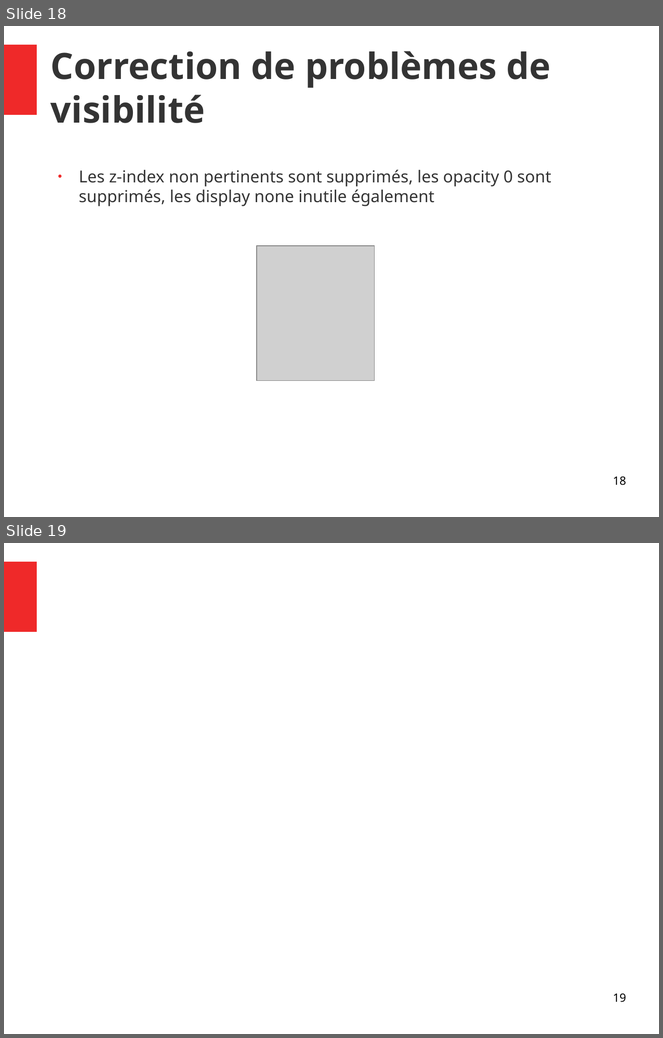
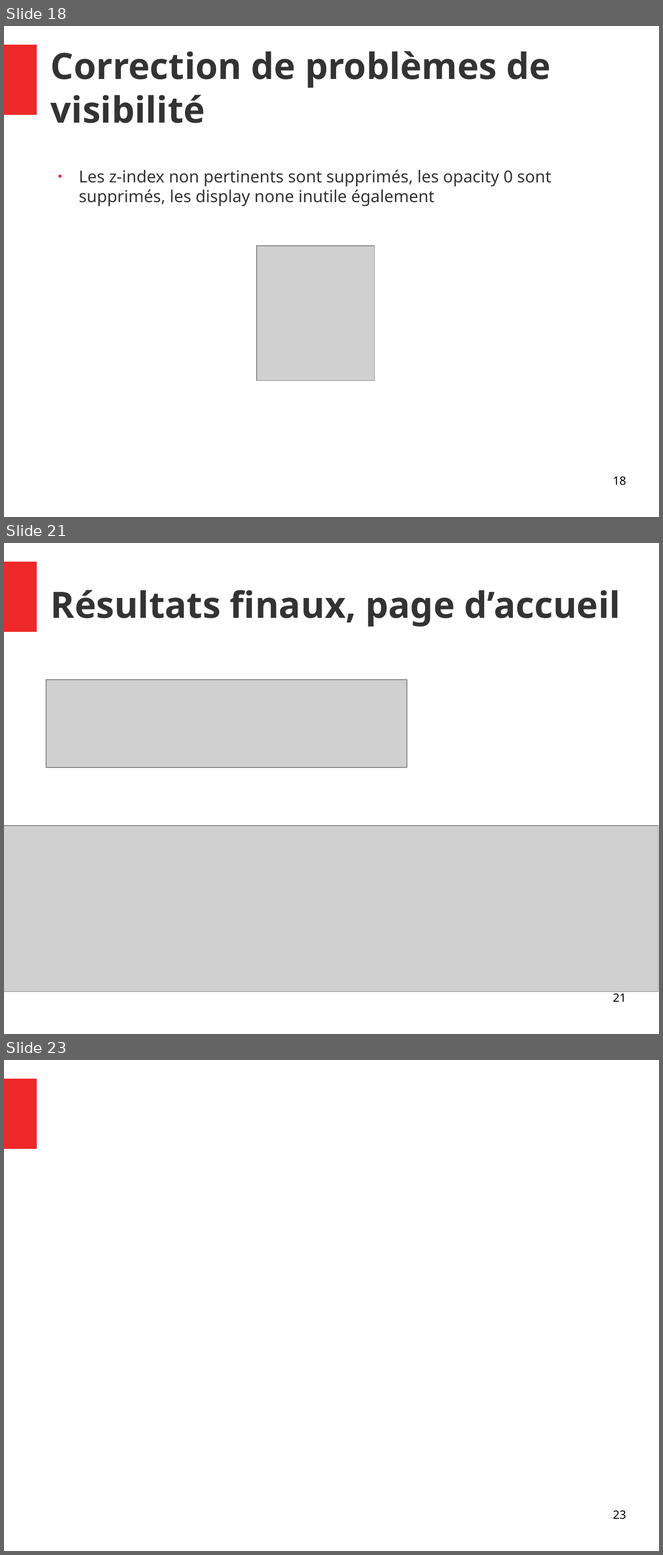
Before and after one commit to Vincent055681/VincentDiRaimondo_4_10052021, a slide deck: audit/Rapport.odp. Shown one above the other, each under a label of ours: slides 18 and 19 before the commit, slides 18, 21 and 23 after it; the slides between them are not shown. The pictures are 663x1038 and 663x1555 pixels, drawn with LibreOffice and Linux fonts; fonts in the diff are those of the drawing; grey boxes stand for pictures. Boxes give left, top, right and bottom in pixels: in the first picture for what was removed or moved away, otherwise in the second. Text is boxed around its words. In the diff, an @@ line names an element or a change of style, - is before the commit and + after.

```diff
--- a/audit/Rapport.odp
+++ b/audit/Rapport.odp
@@ slide 21 added at [4, 543, 659, 1034], background #FFFFFF; not listed: 1 template element that a slide beside it also shows @@
@@ title added at [51, 590, 620, 627], 44 pt, text #333333, bold @@
+Résultats finaux, page d’accueil
@@ picture added at [46, 680, 407, 768] @@
@@ picture added at [4, 826, 659, 992] @@
@@ page number added at [613, 991, 626, 1002], 14 pt, text #000000 @@
+21
@@ what was slide 19 is now slide 23 @@
@@ page number at [613, 1511, 626, 1520]: text changed @@
-19
+23
```
Also in this commit, not shown: 3 other slides added, 1 slide removed, 3 other files.
